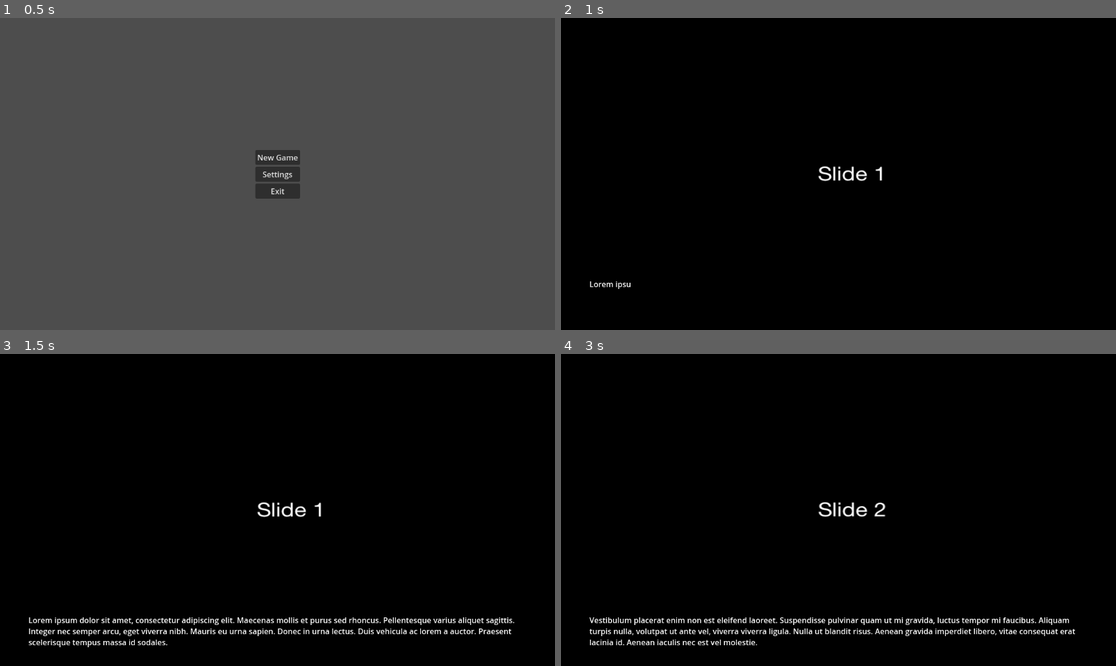
Above: before the commit, frames 1-4 (two rows, left to right).
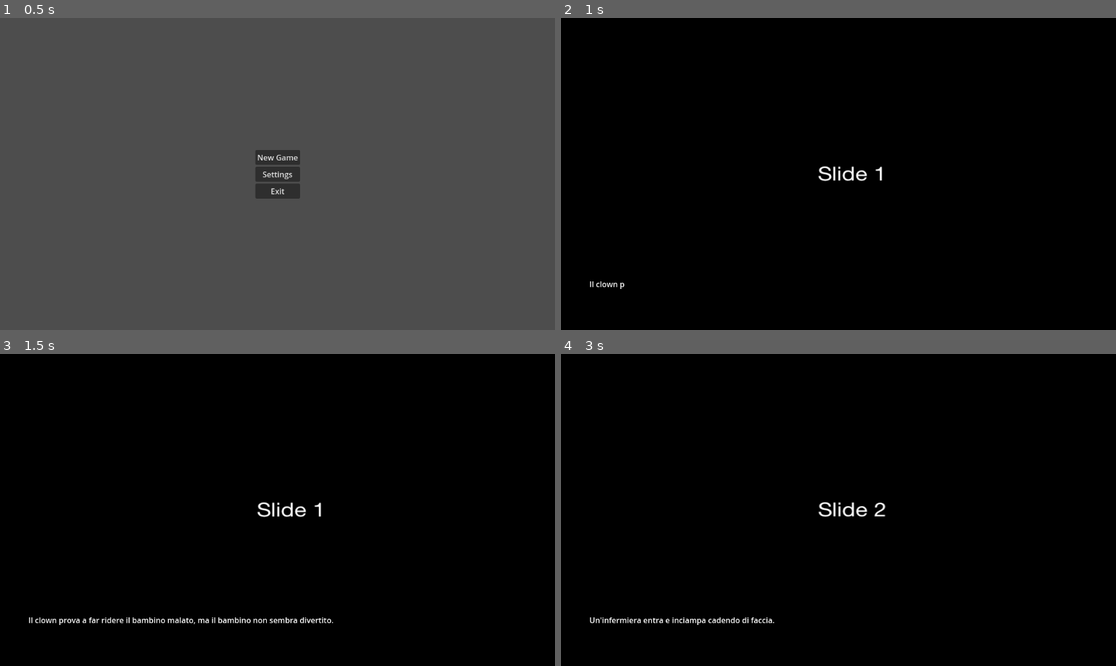
Above: after the commit, the same moments.

Repository: LorenzoFerri/GameJam2024
Game: Godot game, scene res://main_menu.tscn
Same seed, same stepped clock (60 frames per second), same inputs: the game is played once before the commit and once after it.
Inputs (mouse positions are in pixels of both pictures, inside the frame that each line leads up to):
- Up to frame 1 (0.5 s): no input
- Up to frame 2 (1 s): click "New Game" at 0.5 s
- Up to frame 3 (1.5 s): tap Enter (next) at 1.25 s; move the mouse to (399, 494) at 1.27 s; hold D (move_right) from 1.28 s (still down); click (399, 494) at 1.35 s
- Up to frame 4 (3 s): tap Space at 2 s; move the mouse to (727, 525) at 2.02 s; release D (move_right) at 2.03 s; hold S (move_down) 2.03-2.78 s; tap Shift (dash) at 2.1 s; tap Enter (next) at 2.75, 2.85 s; move the mouse to (894, 441) at 2.77 s; hold D (move_right) from 2.78 s (still down)

Frame 1 is identical in both runs. In frame 2, less than 0.1% of the frame differs, in the area x 5-13%, y 84-87%; in frame 3, 2.1%; in frame 4, 2.1%, in the area x 5-93%, y 84-94%.

Commit message:
#6 Add real text to slides

Diff:
--- a/story/intro.gd
+++ b/story/intro.gd
@@ -2,15 +2,15 @@
 
 var slides = [
 	Slide.new(
-		"Lorem ipsum dolor sit amet, consectetur adipiscing elit. Maecenas mollis et purus sed rhoncus. Pellentesque varius aliquet sagittis. Integer nec semper arcu, eget viverra nibh. Mauris eu urna sapien. Donec in urna lectus. Duis vehicula ac lorem a auctor. Praesent scelerisque tempus massa id sodales.",
+		"Il clown prova a far ridere il bambino malato, ma il bambino non sembra divertito.",
 		preload("res://assets/intro/s1.png")
 	),
 	Slide.new(
-		"Vestibulum placerat enim non est eleifend laoreet. Suspendisse pulvinar quam ut mi gravida, luctus tempor mi faucibus. Aliquam turpis nulla, volutpat ut ante vel, viverra viverra ligula. Nulla ut blandit risus. Aenean gravida imperdiet libero, vitae consequat erat lacinia id. Aenean iaculis nec est vel molestie.",
+		"Un'infermiera entra e inciampa cadendo di faccia.",
 		preload("res://assets/intro/s2.png")
 	),
 	Slide.new(
-		"Morbi pretium massa sit amet ligula malesuada, eget euismod purus hendrerit. Quisque tincidunt lobortis lorem, ac tempus leo pharetra et. Suspendisse a quam non ipsum iaculis commodo. Donec cursus vel nulla sed dictum. Sed eros est, ultrices in lectus id, venenatis molestie nibh.",
+		"Il bambino scoppia a ridere. Il clown capisce che per divertire il bambino serve la violenza.",
 		preload("res://assets/intro/s3.png")
 	),
 ]
